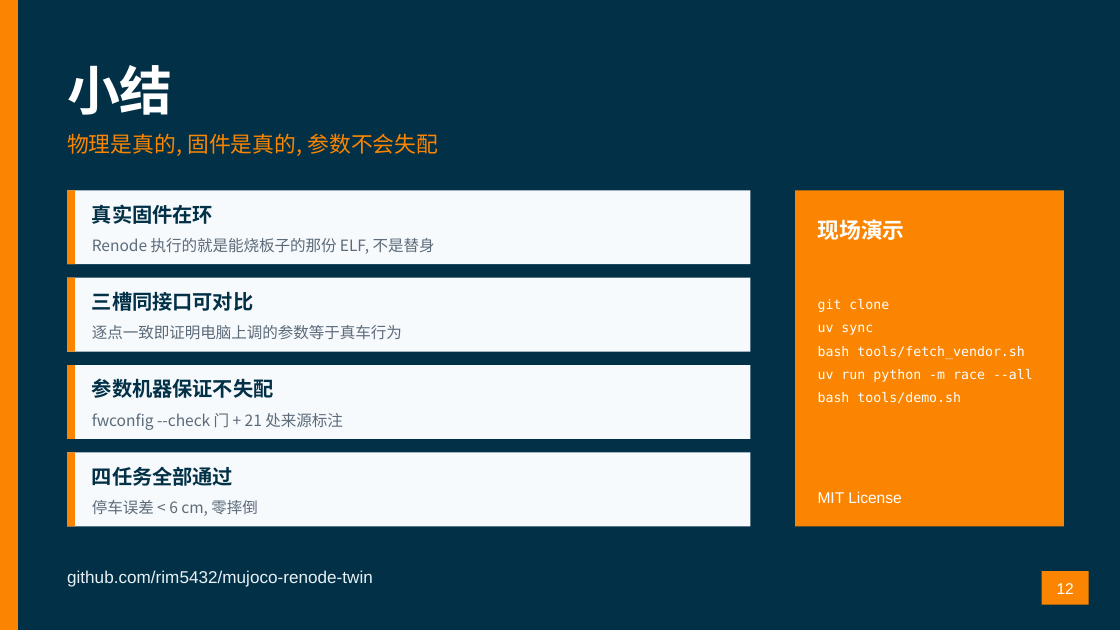
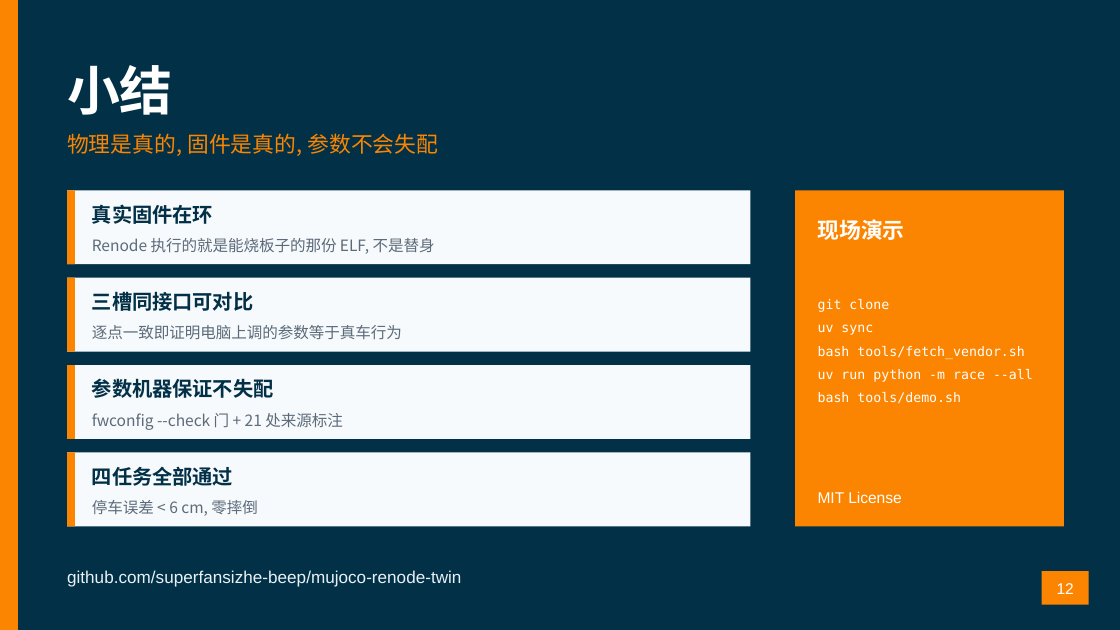
Before and after one commit to superfansizhe-beep/mujoco-renode-twin, a slide deck: slide 12 of docs/mujoco-renode-twin-defense.pptx. Drawn at 1120x630 pixels with LibreOffice and Linux fonts; fonts in the diff are those of the drawing. Boxes give left, top, right and bottom in pixels: in the first picture for what was removed or moved away, otherwise in the second. Text is boxed around its words. In the diff, an @@ line names an element or a change of style, - is before the commit and + after.

```diff
--- a/docs/mujoco-renode-twin-defense.pptx
+++ b/docs/mujoco-renode-twin-defense.pptx
@@ text at box(67, 570, 461, 587): text changed @@
-github.com/rim5432/mujoco-renode-twin
+github.com/superfansizhe-beep/mujoco-renode-twin
```
Also in this commit, not shown: 1 other slide changed, 5 other files.
